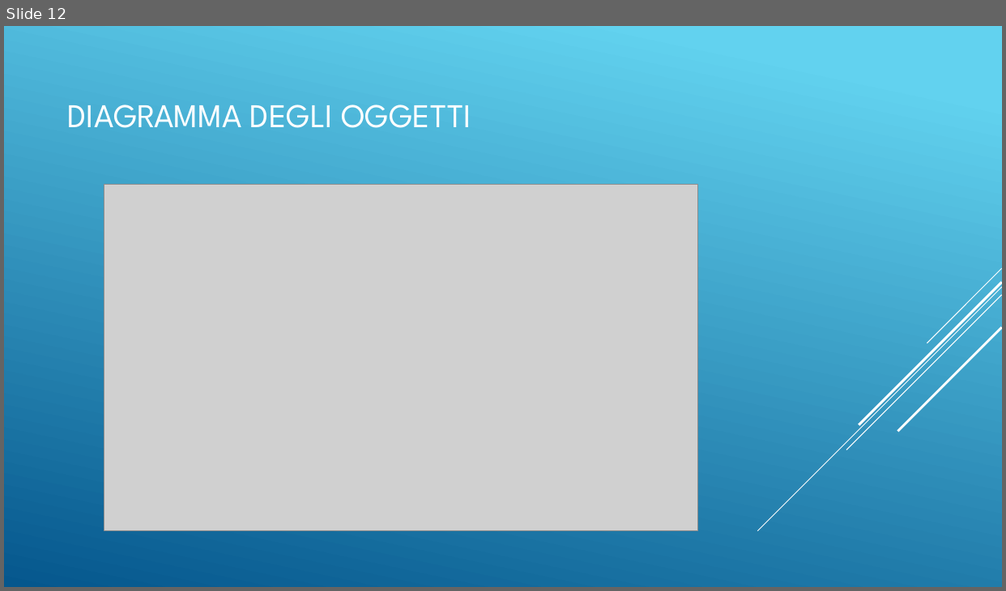
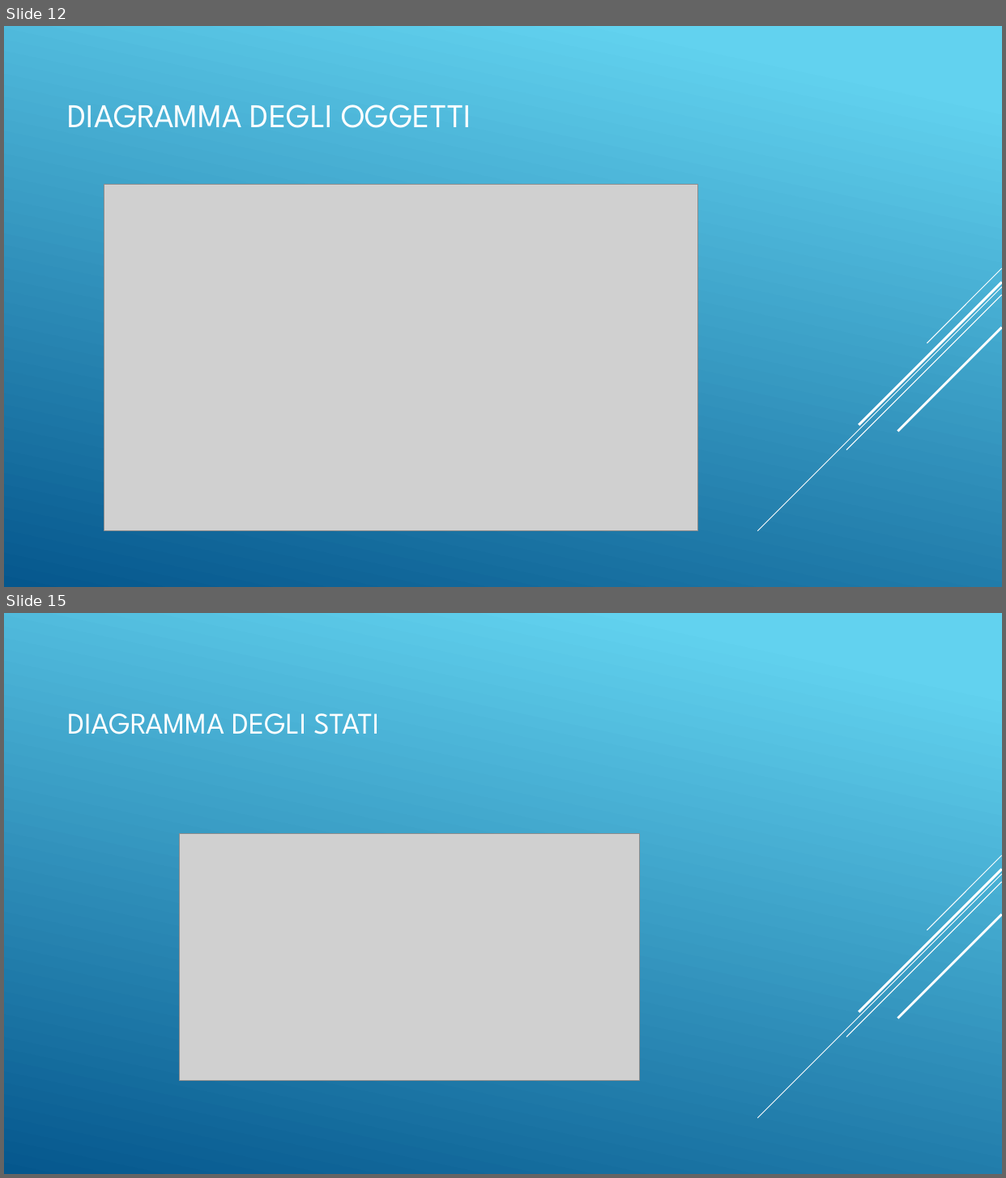
Before and after one commit to ferpos-engineering/WorkshopVs, a slide deck: Lezioni/UML/Slides-UML.pptx. Shown one above the other, each under a label of ours: slide 12 before the commit, slides 12 and 15 after it; the slides between them are not shown. The pictures are 1006x591 and 1006x1178 pixels, drawn with LibreOffice and Linux fonts; fonts in the diff are those of the drawing; grey boxes stand for pictures. Boxes give left, top, right and bottom in pixels: in the first picture for what was removed or moved away, otherwise in the second. Text is boxed around its words. In the diff, an @@ line names an element or a change of style, - is before the commit and + after.

Commit message:
Activity diagram, Sequence diagram and State diagram implemented.

```diff
--- a/Lezioni/UML/Slides-UML.pptx
+++ b/Lezioni/UML/Slides-UML.pptx
@@ slide 15 added at (4, 613, 1002, 1174), background gradient #62D2EF to #05578D; not listed: 5 template elements that a slide beside it also shows @@
@@ title added at (67, 713, 379, 735), 28.8 pt, text #FFFFFF @@
+DIAGRAMMA DEGLI STATI
@@ picture added at (179, 834, 640, 1081) @@
```
Also in this commit, not shown: 2 other slides added, 4 other files.
